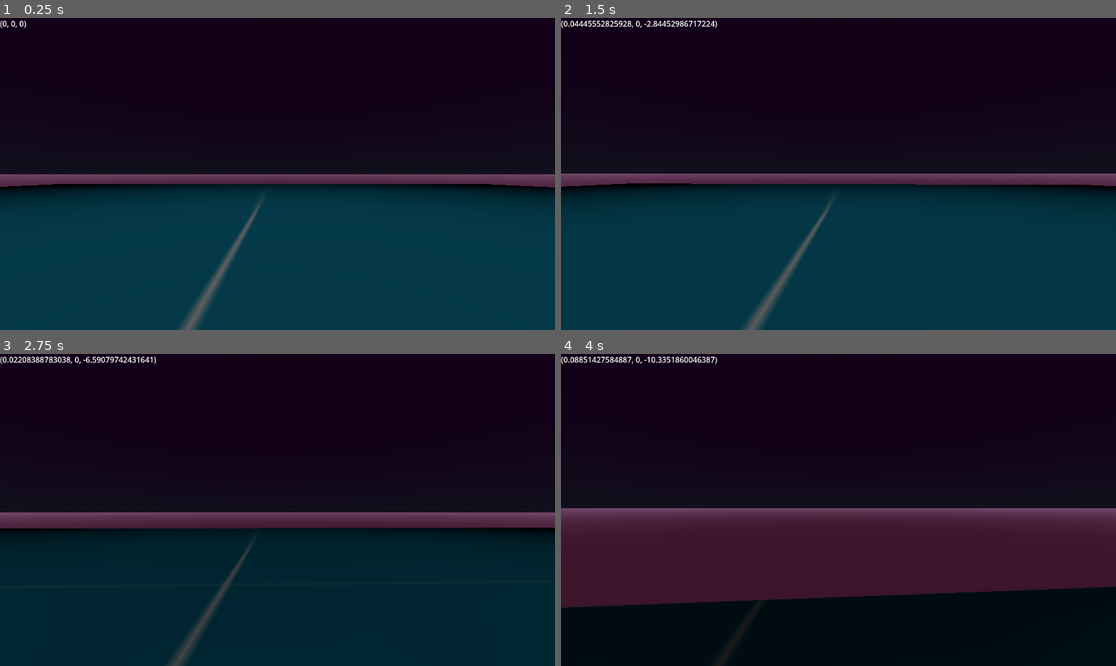
Above: before the commit, frames 1-4 (two rows, left to right).
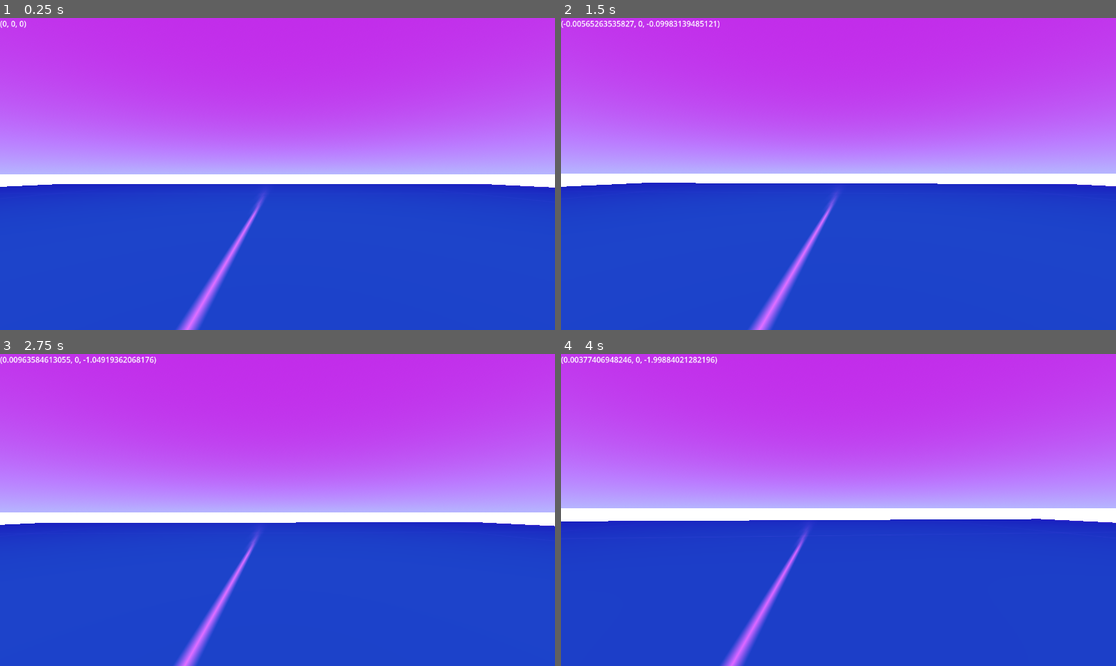
Above: after the commit, the same moments.

Repository: kokiheey/HYPERSLIDE
Game: Godot game, scene res://Assets/game/levels/level_1.tscn
Same seed, same stepped clock (60 frames per second), same inputs: the game is played once before the commit and once after it.
Inputs (mouse positions are in pixels of both pictures, inside the frame that each line leads up to):
- Up to frame 1 (0.25 s): no input
- Up to frame 2 (1.5 s): tap Enter (ui_accept) at 0.5, 0.77 s; move the mouse to (866, 174) at 0.52 s; hold Right mouse button (mouse_right) 0.53-1.28 s; hold W (move_forward) from 0.53 s (still down); move the mouse to (810, 174) at 1.27 s; right-click (810, 174) at 1.35 s
- Up to frame 3 (2.75 s): keep holding W (move_forward); tap Enter (ui_accept) at 1.52 s; move the mouse to (288, 503) at 2.02 s; hold Right mouse button (mouse_right) from 2.03 s (still down)
- Up to frame 4 (4 s): keep holding W (move_forward); move the mouse to (832, 516) at 2.77 s; release Right mouse button (mouse_right) at 2.78 s; right-click (832, 516) at 2.85 s; tap Enter (ui_accept) at 3.02, 3.77 s; move the mouse to (877, 513) at 3.52 s; hold Right mouse button (mouse_right) from 3.53 s (still down)

The runs differ from the first frame. In frame 1, 100% of the frame differs, in the area x 0-100%, y 0-100%; in frame 2, 100%; in frame 3, 100%; in frame 4, 100%.

Commit message:
Fix player rotation

Diff:
--- a/Assets/game/entities/characters/ink/ink.gd
+++ b/Assets/game/entities/characters/ink/ink.gd
@@ -3,8 +3,7 @@
 const acceleration = 3
 const jump_velocity = 4.5
 const brake_strength = 1
-var rot_x = 0
-var rot_y = 0
+const _drag = 0.5
 var forward:
 	get:
 		return -camera.transform.z
@@ -30,25 +29,22 @@
 
 
 	var input_dir = Input.get_vector("move_left", "move_right", "move_forward", "move_backward")
-	var direction = (camera.transform.basis * Vector3(input_dir.x, 0, input_dir.y)).normalized()
-	velocity.x += direction.x * acceleration * delta
-	velocity.z += direction.z * acceleration * delta
-	#if input_dir.x != 0:
-	#	velocity.z = lerp(velocity.z, 0.0, 0.9)
-	#	print_debug("ow")
+	var direction = (camera.transform.basis * transform.basis * Vector3(input_dir.x, 0, input_dir.y)).normalized()
+	if is_on_floor():
+		velocity.x += direction.x * acceleration * delta
+		velocity.z += direction.z * acceleration * delta
+		velocity.x = lerp(velocity.x, (velocity.x if input_dir.x != 0 else 0.0), \
+		brake_strength * delta)
+		velocity.z = lerp(velocity.z, (velocity.z if input_dir.y != 0 else 0.0), \
+		brake_strength * delta)
+		if velocity.length_squared() < 0.125 and input_dir == Vector2(0, 0):
+			velocity = Vector3.ZERO
 
-	velocity.x = lerp(velocity.x, (velocity.x if input_dir.x != 0 else 0.0), brake_strength * delta)
-	velocity.z = lerp(velocity.z, (velocity.z if input_dir.y != 0 else 0.0), brake_strength * delta)
-	if velocity.length_squared() < 0.125 and input_dir == Vector2(0, 0):
-		velocity = Vector3.ZERO
-
-	move_and_slide() #send movement to charcterbody class ?
+	move_and_slide()
 
 func _unhandled_input(event):
 	if event is InputEventMouseMotion:
-		rot_x += -event.relative.x * sens
-		rot_y += -event.relative.y * sens
-		rot_y = clampf(rot_y, -1.5, 1.5)
-		camera.transform.basis = Basis()
-		camera.rotate_object_local(Vector3(0, 1, 0), rot_x)
-		camera.rotate_object_local(Vector3(1, 0, 0), rot_y)
+		var roty = -event.relative.y * sens
+		if camera.rotation.x + roty < PI/2 and camera.rotation.x > -PI/2:
+			camera.rotate_x(-event.relative.y * sens)
+		rotate_y(-event.relative.x * sens)
--- a/Assets/game/levels/level_1.tscn
+++ b/Assets/game/levels/level_1.tscn
@@ -22,7 +22,7 @@
 
 [sub_resource type="Environment" id="Environment_1l6cl"]
 background_mode = 2
-background_energy_multiplier = 0.13
+background_energy_multiplier = 1.15
 sky = SubResource("Sky_7cgaa")
 
 [node name="level_1" type="Node3D"]
@@ -42,5 +42,6 @@
 environment = SubResource("Environment_1l6cl")
 
 [node name="ink" parent="." instance=ExtResource("2_p2xm6")]
+transform = Transform3D(1, 0, 0, 0, 1, 0, 0, 0, 1, 0, 0.101924, 0)
 
 [node name="player_info" parent="." instance=ExtResource("4_sapyx")]
